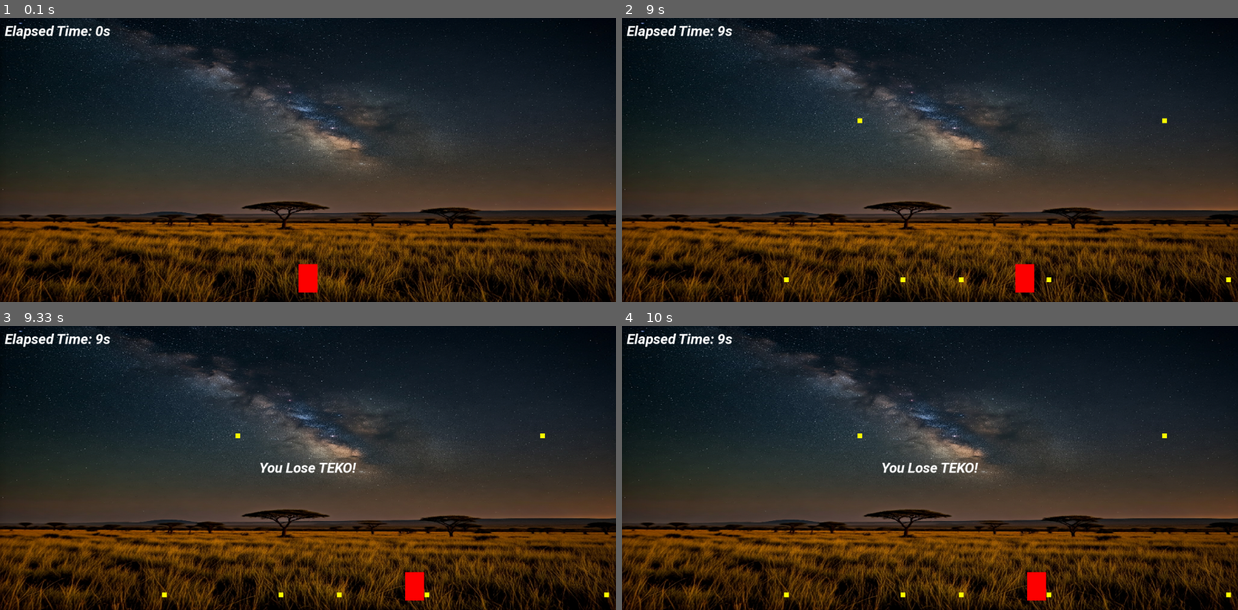
Above: before the commit, frames 1-4 (two rows, left to right).
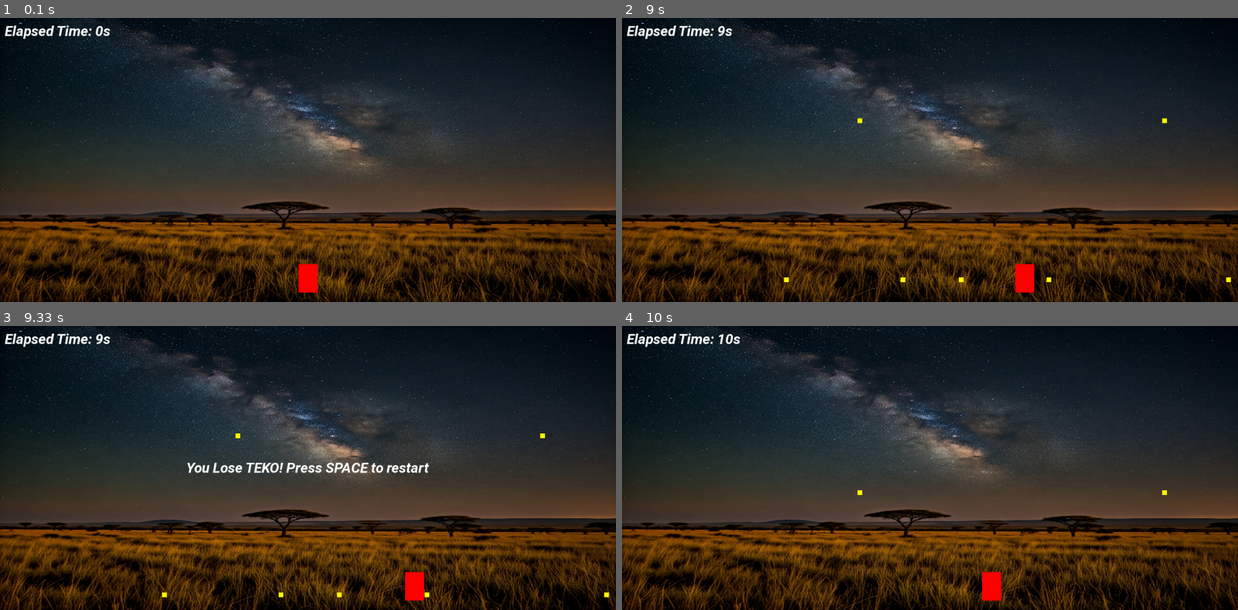
Above: after the commit, the same moments.

Repository: ramojo/python_games_with_pygame
Game: pygame game, started from space_dodger/main.py
Two runs of this game, one before a commit and one after it. Both use one fixed random seed, a clock stepped at 60 frames per second and the inputs below.
Inputs:
- Up to frame 1 (0.1 s): no input
- Up to frame 2 (9 s): hold Right 0.33-0.8 s; hold Right 0.83-1.3 s; hold Left 1.33-1.87 s; hold Left 1.9-2.3 s; hold Right 2.33-2.97 s; hold Left 3-3.47 s; hold Right 3.5-3.97 s; hold Right 4-4.47 s; hold Left 4.5-5.03 s; hold Left 5.07-5.47 s; hold Right 5.5-6.13 s; hold Left 6.17-6.63 s; hold Right 6.67-7.13 s; hold Right 7.17-7.63 s; hold Left 7.67-8.2 s; hold Left 8.23-8.63 s; hold Right from 8.67 s (still down)
- Up to frame 3 (9.33 s): release Right at 9.3 s
- Up to frame 4 (10 s): tap Space at 9.33 s; hold Left from 9.67 s (still down)

Frames 1-2 are identical in both runs. In frame 3, 0.8% of the frame differs, in the area x 30-70%, y 48-52%; in frame 4, 1.2%, in the area x 15-99%, y 2-97%.

Commit message:
Game 1: Added rudimentary ability to restart

Diff:
--- a/space_dodger/main.py
+++ b/space_dodger/main.py
@@ -60,6 +60,7 @@
 
 
 def main():
+    global hit
     run = True
     projectile_add_interval = 2000  # 2 seconds in milliseconds
     projectile_count = 0
@@ -124,7 +125,9 @@
                 break
 
         if hit:
-            lose_text = FONT.render("You Lose TEKO!", True, "white")
+            lose_text = FONT.render(
+                "You Lose TEKO! Press SPACE to restart", True, "white"
+            )
             WINDOW.blit(
                 lose_text,
                 (
@@ -133,12 +136,22 @@
                 ),
             )
             pygame.display.update()
-            pygame.time.delay(4000)  # 4 seconds in milliseconds
-
-            if pygame.key.get_pressed()[pygame.K_SPACE]:
-                run = True
-            else:
-                break
+            # pygame.time.delay(4000)  # 4 seconds in milliseconds
+            waiting = True
+            while waiting:
+                for event in pygame.event.get():
+                    if event.type == pygame.QUIT:
+                        run = False
+                        break
+                    if event.type == pygame.KEYDOWN and event.key == pygame.K_SPACE:
+                        waiting = False
+                        projectile_count = 0
+                        hit = False
+                        break
+            # if pygame.key.get_pressed()[pygame.K_SPACE]:
+            #     run = True
+            # else:
+            #     break
         draw(player, elapsed_time, projectiles)
     pygame.quit()
 
